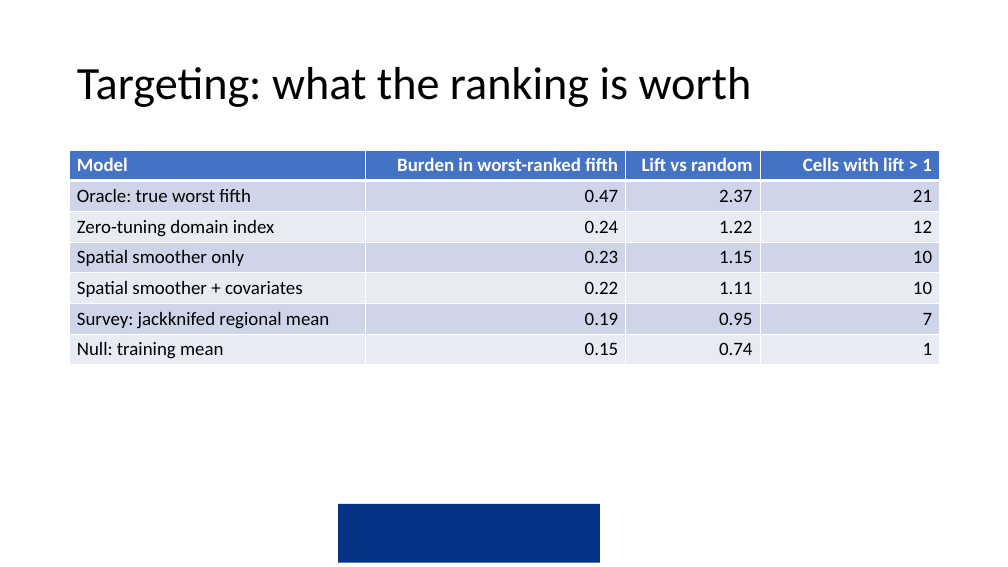
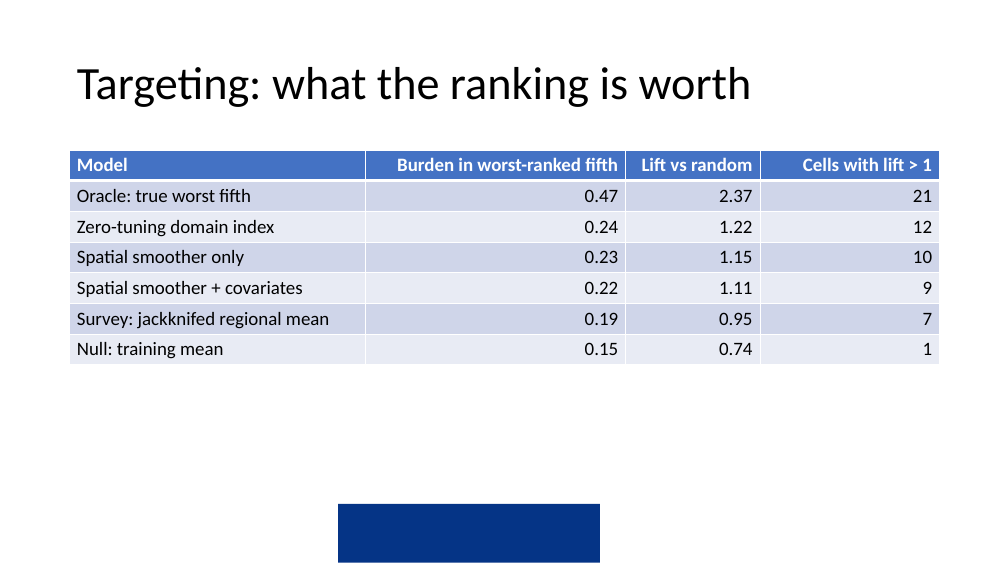
Before and after one commit to amertens/mn-prediction, a slide deck: slide 17 of docs/slides/MN-proxy-Ghana-presentation-2026-09.pptx. Drawn at 1008x567 pixels with LibreOffice and Linux fonts; fonts in the diff are those of the drawing; background and template pictures are left out. Boxes give left, top, right and bottom in pixels: in the first picture for what was removed or moved away, otherwise in the second. Text is boxed around its words. In the diff, an @@ line names an element or a change of style, - is before the commit and + after.

```diff
--- a/docs/slides/MN-proxy-Ghana-presentation-2026-09.pptx
+++ b/docs/slides/MN-proxy-Ghana-presentation-2026-09.pptx
@@ table at (70, 150, 941, 510) @@
-row 5, column 4: 10
+row 5, column 4: 9
```
Also in this commit, not shown: 6 other slides changed, 59 other files.
